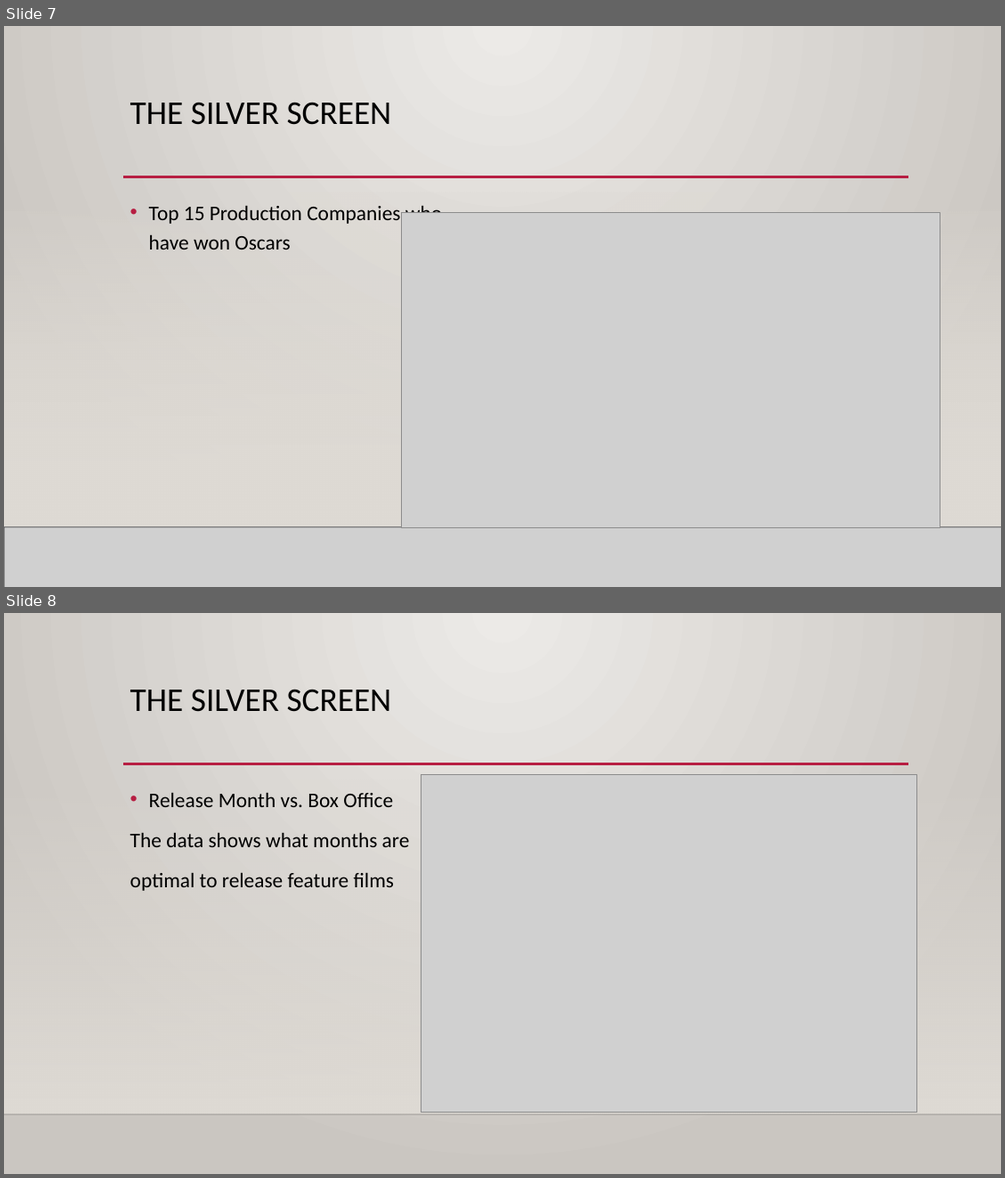
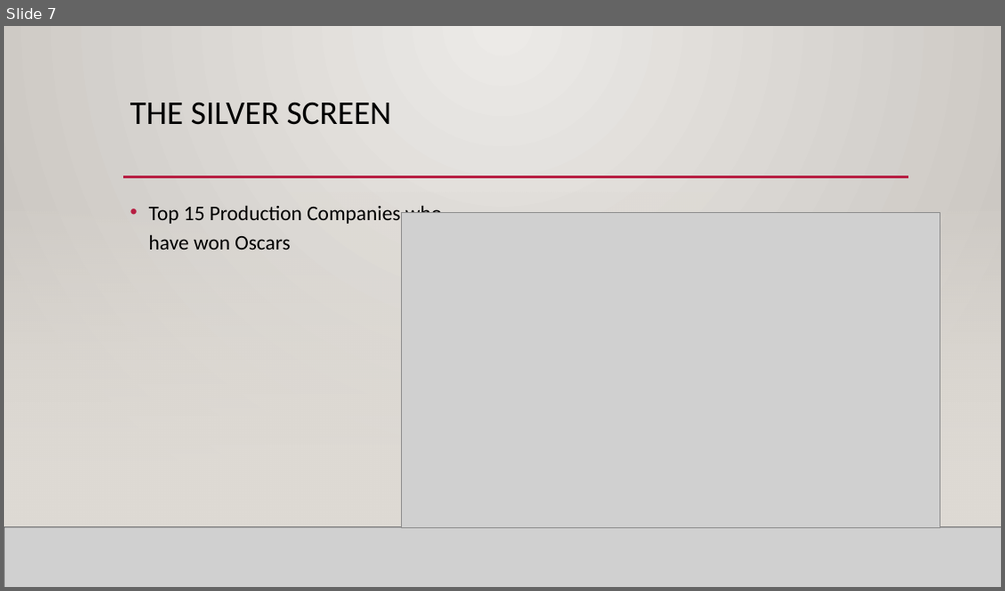
Before and after one commit to audlamb/TheSilverScreenProject, a slide deck: The Silver screen Group Projectv1.pptx. Shown one above the other, each under a label of ours: slides 7 and 8 before the commit, slide 7 after it. The pictures are 1005x1178 and 1005x591 pixels, drawn with LibreOffice and Linux fonts; fonts in the diff are those of the drawing; grey boxes stand for pictures; background and template pictures are left out. Boxes give left, top, right and bottom in pixels: in the first picture for what was removed or moved away, otherwise in the second. Text is boxed around its words. In the diff, an @@ line names an element or a change of style, - is before the commit and + after.

```diff
--- a/The Silver screen Group Projectv1.pptx
+++ b/The Silver screen Group Projectv1.pptx
@@ slide 8 removed at bbox=[4, 613, 1001, 1174], background gradient #ECEAE7 to #CAC7C1; not listed: 2 template elements that a slide beside it also shows @@
@@ title removed at bbox=[130, 689, 392, 712] @@
-THE SILVER SCREEN
@@ line removed from (123, 764) to (909, 764) @@
@@ text removed at bbox=[130, 792, 410, 891] @@
-• Release Month vs. Box Office
-The data shows what months are
-optimal to release feature films
@@ picture removed at bbox=[421, 774, 917, 1111] @@
```
Also in this commit, not shown: 3 slides changed, 3 slides added, 3 other slides removed.
